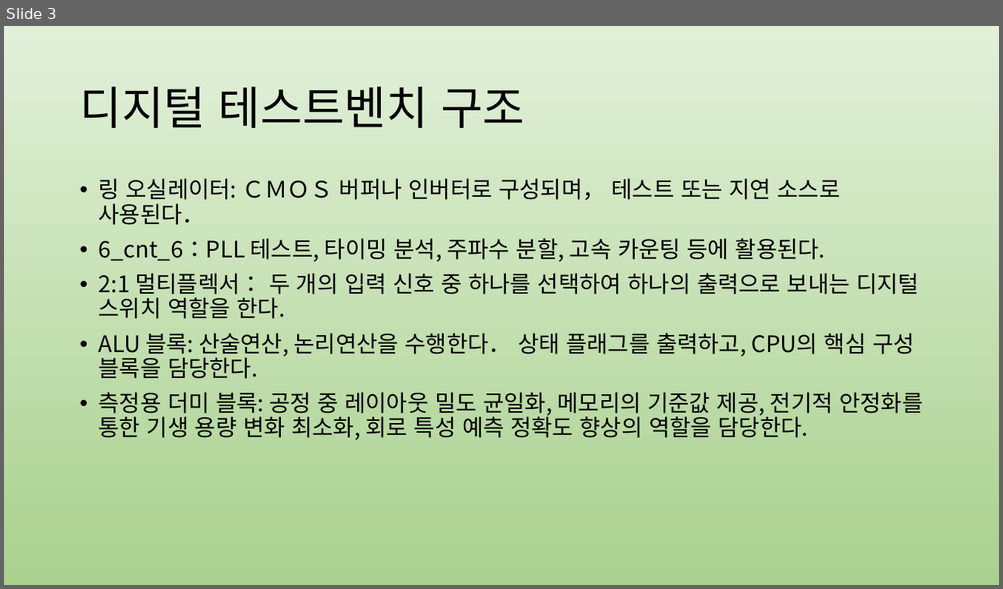
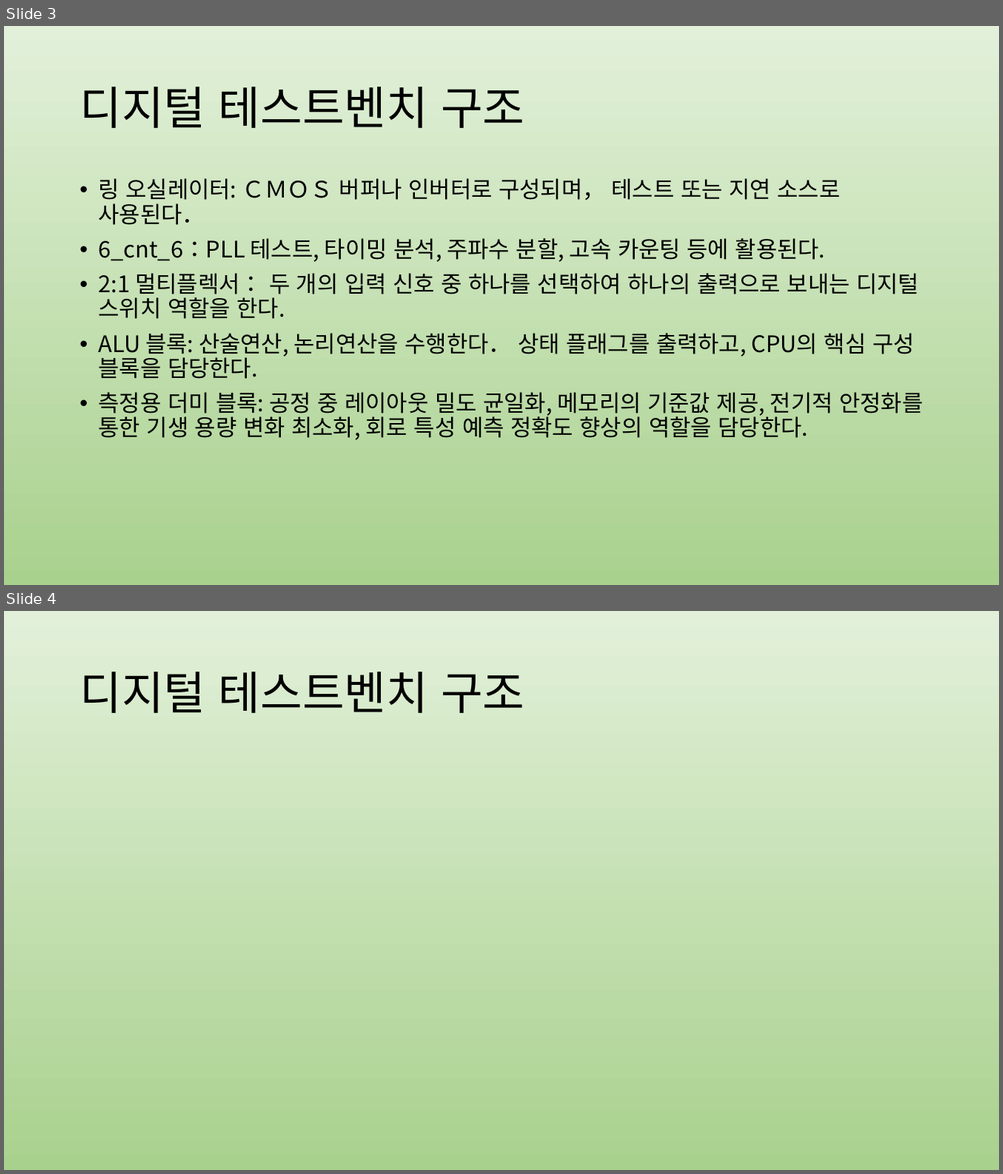
Before and after one commit to jwl1109/IOT, a slide deck: VLSI design 설계 실습/2025-06-13.pptx. Shown one above the other, each under a label of ours: slide 3 before the commit, slides 3 and 4 after it. The pictures are 1003x589 and 1003x1174 pixels, drawn with LibreOffice and Linux fonts; fonts in the diff are those of the drawing. Boxes give left, top, right and bottom in pixels: in the first picture for what was removed or moved away, otherwise in the second. Text is boxed around its words. In the diff, an @@ line names an element or a change of style, - is before the commit and + after.

```diff
--- a/VLSI design 설계 실습/2025-06-13.pptx
+++ b/VLSI design 설계 실습/2025-06-13.pptx
@@ slide 4 added at [4,611,999,1170], background gradient #E2F0D9 to #A9D18E @@
@@ title added at [79,672,524,713], 44 pt, text #000000 @@
+디지털 테스트벤치 구조
```
Also in this commit, not shown: 1 other slide added, 2 slides removed, 2 other files.
